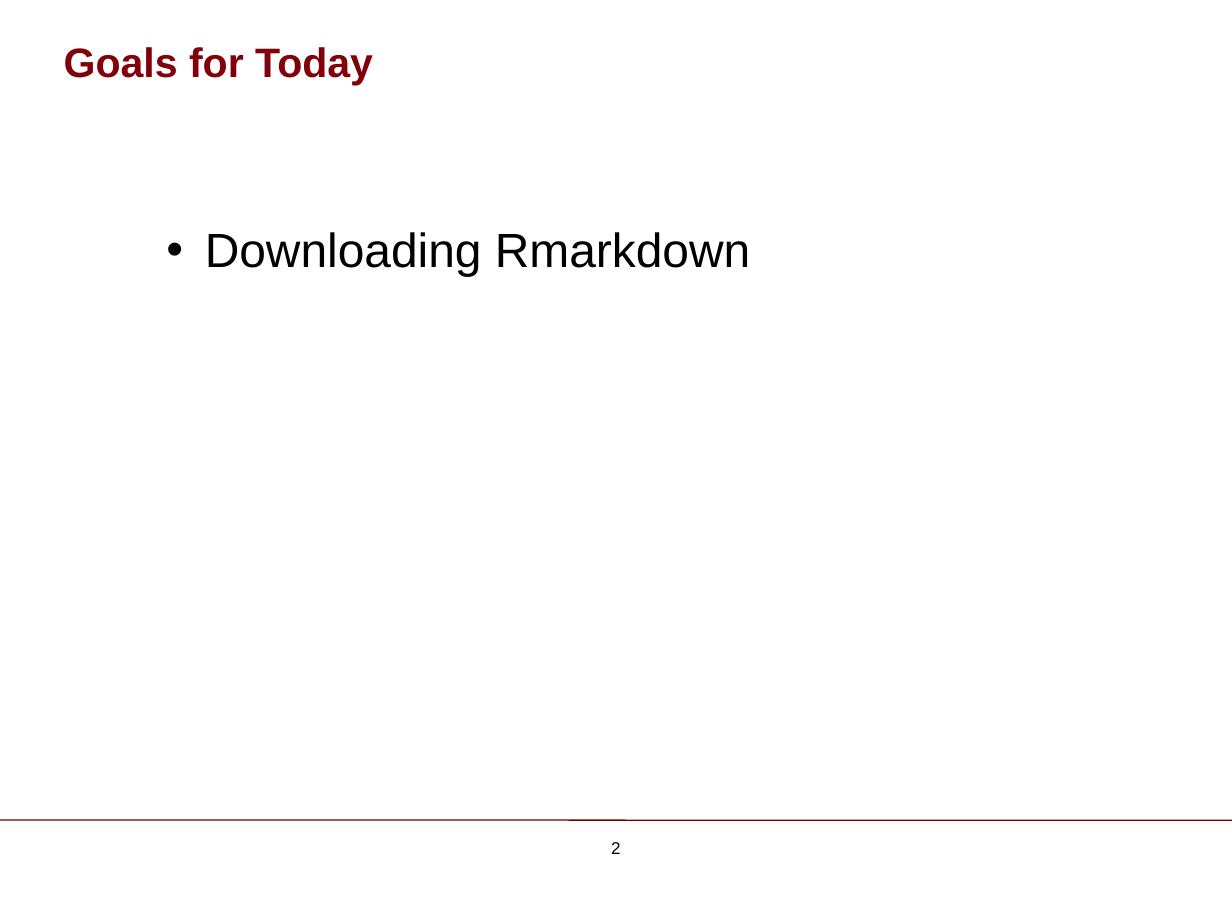
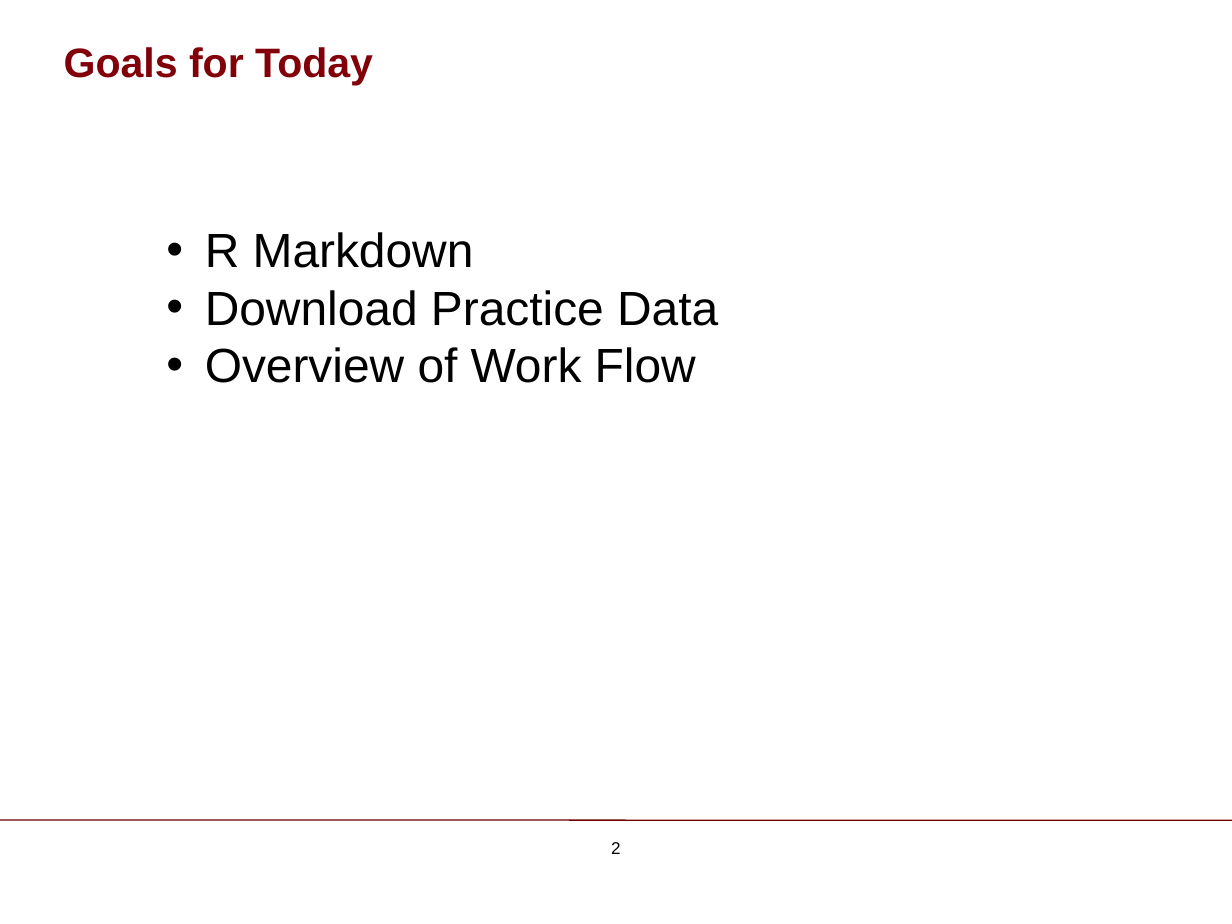
Before and after one commit to ChicagoBoothAnalytics/site, a slide deck: slide 2 of zzz MEDIA/Intermediate R.pptx. Drawn at 1232x924 pixels with LibreOffice and Linux fonts; fonts in the diff are those of the drawing; background and template pictures are left out. Boxes give left, top, right and bottom in pixels: in the first picture for what was removed or moved away, otherwise in the second. Text is boxed around its words. In the diff, an @@ line names an element or a change of style, - is before the commit and + after.

```diff
--- a/zzz MEDIA/Intermediate R.pptx
+++ b/zzz MEDIA/Intermediate R.pptx
@@ text at (205,232,718,383): text changed @@
-• Downloading Rmarkdown
+• R Markdown
+• Download Practice Data
+• Overview of Work Flow
```
Also in this commit, not shown: 7 slides added, 1 slide removed, 3 other files.
